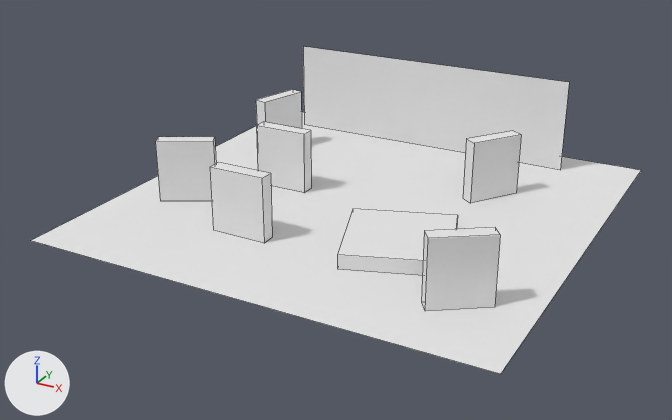
A saved change to the OBJ model Assets/Object Assets/Necromansion/model.obj.
Before and after are seen from a camera (50 mm lens) standing at (3.47, -6.8, 3.27) and looking at (-0.14, -0.24, -0.01). The lights are fixed; the arrows at lower left show +X, +Y and +Z. Mesh edges are drawn as thin lines. Where no turn or scale is listed for an object, it has been applied to the vertices. Vertices at the same position are counted once.
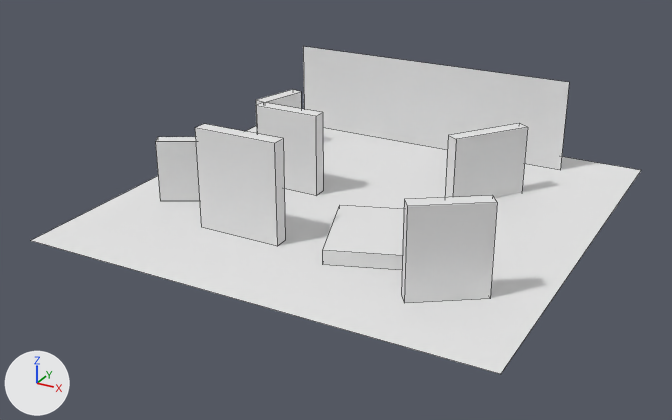
Where the change shows, as pixel boxes [x1, y1, x2, y2] in the pictures (672 x 420 px):
'cube.008', reshaped (21% wider, 28% taller): before [421, 227, 500, 311]; after [401, 195, 497, 303]
'cube.004', reshaped (44% wider, 52% taller): before [210, 163, 272, 243]; after [195, 124, 285, 246]
'cube.005', reshaped: before [463, 131, 521, 203]; after [445, 123, 528, 198]
'cube.003', mesh rescaled (21% wider, 31% taller): before [256, 122, 311, 193]; after [256, 102, 323, 195]
'cube.007', unchanged, covered by the edit: before [256, 89, 302, 129]; after [256, 89, 301, 109]

Diff of the bpy script that builds the scene:
```diff
--- a/Assets/Object Assets/Necromansion/model.obj.py
+++ b/Assets/Object Assets/Necromansion/model.obj.py
@@ me_cube_003 @@
 me_cube_003.from_pydata(...)  # 8 vertices, 6 faces; spans x -1.062..-0.562, y -0.062..0.063, z 0.0..0.562
+# me_cube_003 part 1: the whole mesh is scaled about its middle by (1.25, 1, 1.33), then moved by (0.062, 0.0, 0.094)
 me_cube_003.materials.append(mat_none)
@@ me_cube_004 @@
 me_cube_004.from_pydata(...)  # 8 vertices, 6 faces; spans x -0.812..-0.312, y -1.125..-1.0, z 0.0..0.563
-me_cube_004.vertices[0].co = (-0.312, -1.125, 0.563)  # pixel (261, 178)
-me_cube_004.vertices[1].co = (-0.312, -1.0, 0.563)  # pixel (270, 173)
-me_cube_004.vertices[2].co = (-0.312, -1.125, 0.0)  # pixel (264, 243)
-me_cube_004.vertices[3].co = (-0.312, -1.0, 0.0)  # pixel (272, 237)
-me_cube_004.vertices[4].co = (-0.812, -1.0, 0.563)  # pixel (218, 162)
-me_cube_004.vertices[5].co = (-0.812, -1.125, 0.563)  # pixel (209, 167)
-me_cube_004.vertices[6].co = (-0.812, -1.0, 0.0)
-me_cube_004.vertices[7].co = (-0.812, -1.125, 0.0)  # pixel (213, 230)
+# me_cube_004 part 2
+me_cube_004.vertices[0].co = (-0.188, -1.125, 0.875)  # pixel (274, 143)
+me_cube_004.vertices[1].co = (-0.188, -1.0, 0.875)  # pixel (283, 138)
+me_cube_004.vertices[2].co = (-0.188, -1.125, 0.0)  # pixel (277, 246)
+me_cube_004.vertices[3].co = (-0.188, -1.0, 0.0)  # pixel (285, 240)
+me_cube_004.vertices[4].co = (-0.938, -1.0, 0.875)  # pixel (204, 123)
+me_cube_004.vertices[5].co = (-0.938, -1.125, 0.875)  # pixel (194, 127)
+me_cube_004.vertices[6].co = (-0.938, -1.0, 0.0)
+me_cube_004.vertices[7].co = (-0.938, -1.125, 0.0)  # pixel (201, 227)
 me_cube_004.materials.append(mat_none)
@@ me_cube_005 @@
 me_cube_005.from_pydata(...)  # 8 vertices, 6 faces; spans x 0.743..1.132, y 0.447..0.928, z 0.0..0.562
-me_cube_005.vertices[0].co = (1.132, 0.856, 0.562)  # pixel (521, 134)
-me_cube_005.vertices[1].co = (1.03, 0.928, 0.562)  # pixel (512, 130)
-me_cube_005.vertices[2].co = (1.132, 0.856, 0.0)  # pixel (516, 193)
-me_cube_005.vertices[3].co = (1.03, 0.928, 0.0)
-me_cube_005.vertices[4].co = (0.743, 0.519, 0.562)  # pixel (466, 138)
-me_cube_005.vertices[5].co = (0.845, 0.447, 0.562)  # pixel (474, 143)
-me_cube_005.vertices[6].co = (0.743, 0.519, 0.0)  # pixel (462, 198)
-me_cube_005.vertices[7].co = (0.845, 0.447, 0.0)  # pixel (470, 203)
+# me_cube_005 part 3
+me_cube_005.vertices[0].co = (1.168, 0.908, 0.625)  # pixel (527, 127)
+me_cube_005.vertices[1].co = (1.066, 0.979, 0.625)  # pixel (519, 123)
+me_cube_005.vertices[2].co = (1.168, 0.908, -0.25)
+me_cube_005.vertices[3].co = (1.066, 0.979, -0.25)
+me_cube_005.vertices[4].co = (0.635, 0.365, 0.625)  # pixel (448, 135)
+me_cube_005.vertices[5].co = (0.738, 0.293, 0.625)  # pixel (456, 139)
+me_cube_005.vertices[6].co = (0.635, 0.365, -0.25)
+me_cube_005.vertices[7].co = (0.738, 0.293, -0.25)
 me_cube_005.materials.append(mat_none)
@@ me_cube_008 @@
 me_cube_008.from_pydata(...)  # 8 vertices, 6 faces; spans x 1.197..1.678, y -1.507..-1.118, z 0.0..0.563
-me_cube_008.vertices[0].co = (1.678, -1.22, 0.563)  # pixel (500, 234)
-me_cube_008.vertices[1].co = (1.606, -1.118, 0.563)  # pixel (495, 227)
-me_cube_008.vertices[2].co = (1.678, -1.22, 0.0)  # pixel (494, 307)
-me_cube_008.vertices[3].co = (1.606, -1.118, 0.0)
-me_cube_008.vertices[4].co = (1.197, -1.405, 0.563)  # pixel (424, 230)
-me_cube_008.vertices[5].co = (1.269, -1.507, 0.563)  # pixel (427, 238)
-me_cube_008.vertices[6].co = (1.197, -1.405, 0.0)  # pixel (421, 302)
-me_cube_008.vertices[7].co = (1.269, -1.507, 0.0)  # pixel (424, 311)
+# me_cube_008 part 4
+me_cube_008.vertices[0].co = (1.606, -1.118, 0.75)  # pixel (497, 202)
+me_cube_008.vertices[1].co = (1.535, -1.016, 0.75)  # pixel (492, 195)
+me_cube_008.vertices[2].co = (1.606, -1.118, 0.0)  # pixel (490, 298)
+me_cube_008.vertices[3].co = (1.535, -1.016, 0.0)
+me_cube_008.vertices[4].co = (1.023, -1.374, 0.75)  # pixel (404, 199)
+me_cube_008.vertices[5].co = (1.094, -1.476, 0.75)  # pixel (407, 206)
+me_cube_008.vertices[6].co = (1.023, -1.374, 0.0)  # pixel (401, 294)
+me_cube_008.vertices[7].co = (1.094, -1.476, 0.0)  # pixel (404, 303)
 me_cube_008.materials.append(mat_none)
```
